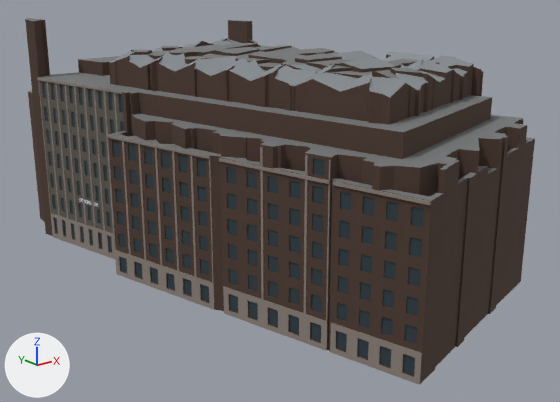
Renders of the glTF model public/canal-drive/models/ordinary-buildings/recipe-large-utrechtsestraat-15-169214.glb from each side of a commit.
Camera for both pictures: a 50 mm lens placed at (-80.5, -94.6, 51.1), pointed at (-1.0, 4.8, 11.3). The lights are fixed; the arrows at lower left show +X, +Y and +Z. The picture after the commit comes second. Vertices at exactly the same position are counted once.

Script lines for the objects in view, before the commit:
```python
me_utrechtsestraat_15_169214 = bpy.data.meshes.new('utrechtsestraat-15-169214')
me_utrechtsestraat_15_169214.from_pydata(...)  # 5954 vertices, 9297 faces; spans x -27.2..25.0, y -38.3..55.3, z 0.0..40.7
me_utrechtsestraat_15_169214.materials.append(mat_2f3a3a_frame)  # dark grey #2f3a3a
me_utrechtsestraat_15_169214.materials.append(mat_2a3a42_glass)  # dark blue #2a3a42
me_utrechtsestraat_15_169214.materials.append(mat_453c37_glass_measured)  # dark grey #453c37
me_utrechtsestraat_15_169214.materials.append(mat_8b9196_slate)  # grey #8b9196
me_utrechtsestraat_15_169214.materials.append(mat_868c90_slate)  # grey #868c90
me_utrechtsestraat_15_169214.materials.append(mat_77797a_bitumen)  # grey #77797a
me_utrechtsestraat_15_169214.materials.append(mat_eef2ff_accent)  # white #eef2ff
me_utrechtsestraat_15_169214.materials.append(mat_8a7f78_stone)  # grey #8a7f78
me_utrechtsestraat_15_169214.materials.append(mat_4c382e_brick)  # brown #4c382e
me_utrechtsestraat_15_169214.materials.append(mat_5b564e_brick_measured)  # dark grey #5b564e
me_utrechtsestraat_15_169214.materials.append(mat_6c584f_brick_measured)  # brown #6c584f
ob_utrechtsestraat_15_169214 = bpy.data.objects.new('utrechtsestraat-15-169214', me_utrechtsestraat_15_169214)
ob_utrechtsestraat_15_169214.location = (0.0, 0.0, 0.0)
```
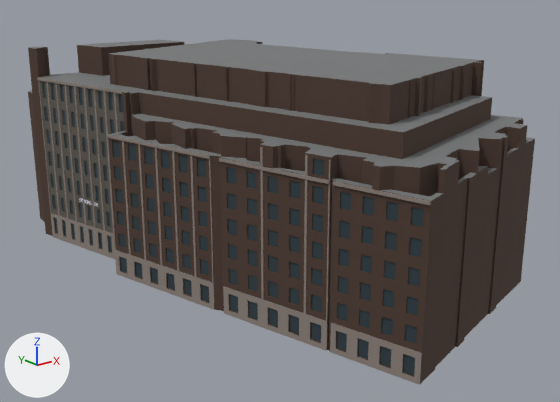
Boxes (x1, y1, x2, y2) around the edits, measured in the pictures (560 x 402 px; the box of a moved part takes in the faces that stretch with it):
'utrechtsestraat-15-169214', reshaped: before (25, 18, 535, 385); after (28, 39, 535, 385)
part 1 of me_utrechtsestraat_15_169214, moved or reshaped: before (39, 19, 478, 125); after (44, 39, 480, 125)
part 2 of me_utrechtsestraat_15_169214, recoloured: before (110, 55, 421, 91); after (113, 40, 481, 78)

Edits to the bpy script that builds the scene:
```text
Change me_utrechtsestraat_15_169214:
    used by ob_utrechtsestraat_15_169214; location = (0.0, 0.0, 0.0)
    remove me_utrechtsestraat_15_169214.from_pydata(...)  # 5954 vertices, 9297 faces; spans x -27.2..25.0, y -38.3..55.3, z 0.0..40.7
    add me_utrechtsestraat_15_169214.from_pydata(...)  # 5616 vertices, 8625 faces; spans x -27.2..25.0, y -38.3..55.3, z 0.0..35.6
    me_utrechtsestraat_15_169214 part 1: 103 vertices moved from x -27.2..22.4, y -24.8..45.8, z 32.9..40.7 to x -27.2..22.4, y -24.8..45.8, z 35.6; 632 vertices removed from x -24.1..21.2, y -26.1..44.6, z 33.4..40.6; 294 vertices added at x -24.1..21.2, y -26.1..44.6, z 35.6
    me_utrechtsestraat_15_169214 part 2: 18 faces spanning x -20.2..21.8, y -24.5..34.6, z 35.6 switch from mat_868c90_slate (grey #868c90) to mat_77797a_bitumen (grey #77797a)
```
